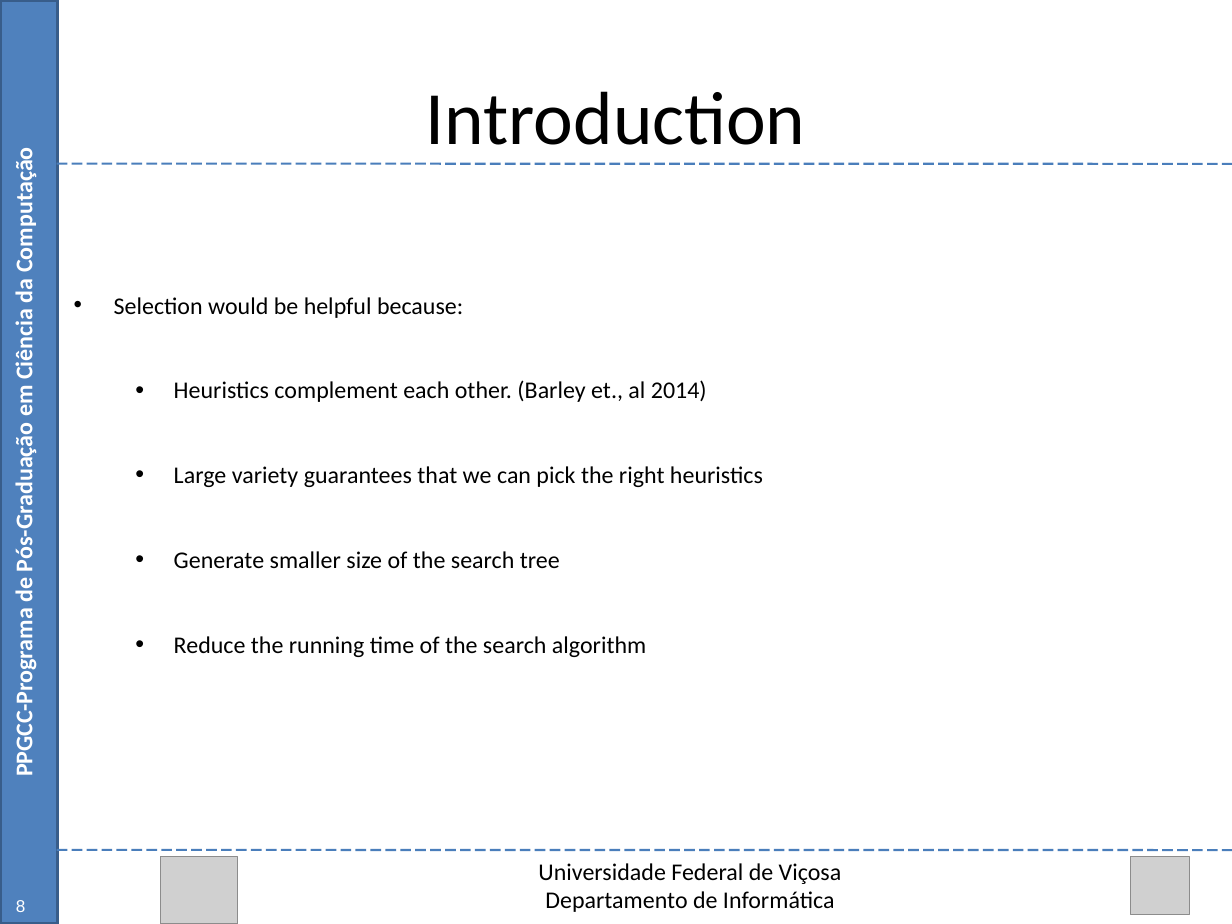
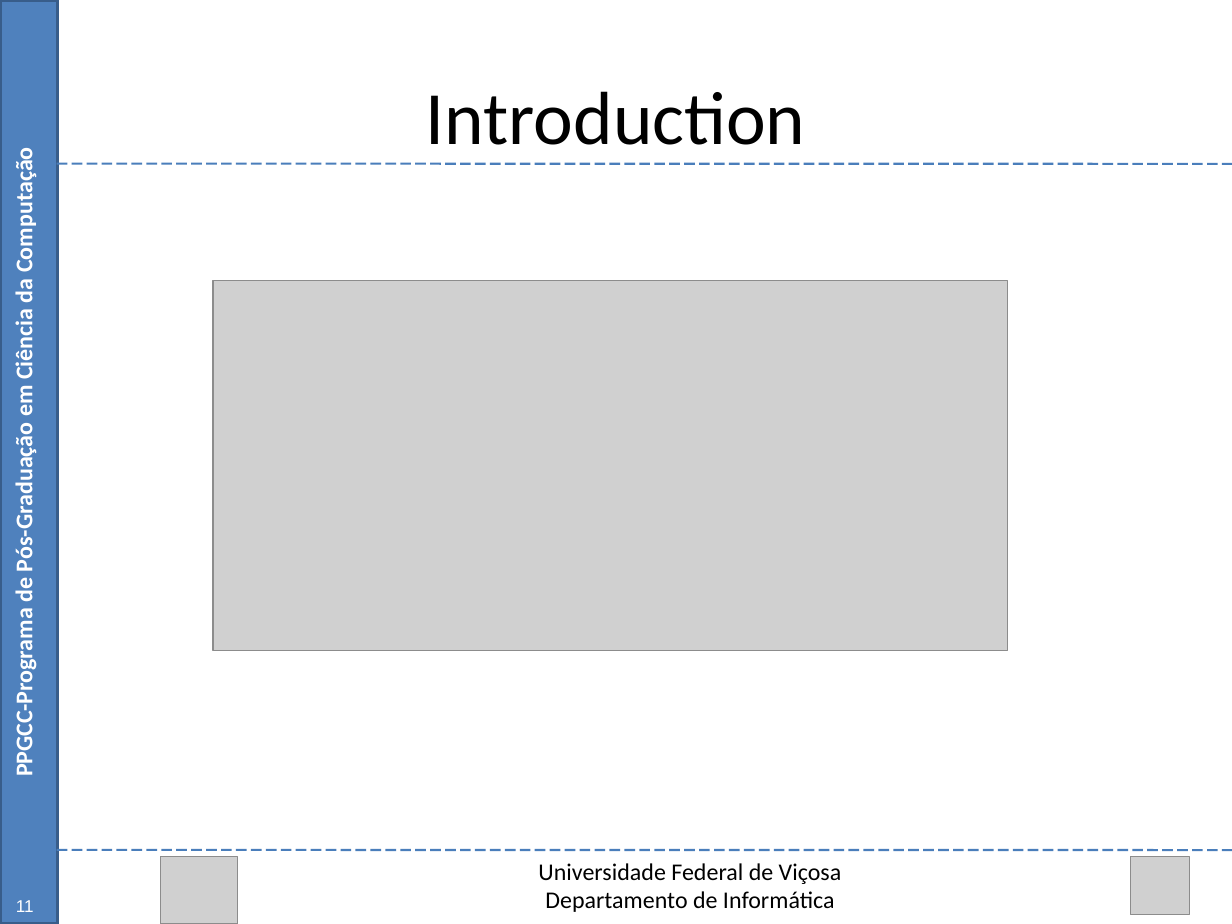
Before and after one commit to Marvinsky/research-marvin, a slide deck: slide 11 of latex/odp/selection heuristics.odp (slide 8 before the commit). Drawn at 1232x924 pixels with LibreOffice and Linux fonts; fonts in the diff are those of the drawing; grey boxes stand for pictures. Boxes give left, top, right and bottom in pixels: in the first picture for what was removed or moved away, otherwise in the second. Text is boxed around its words. In the diff, an @@ line names an element or a change of style, - is before the commit and + after.

Commit message:
10/09/15 update selection heuristics

```diff
--- a/latex/odp/selection heuristics.odp
+++ b/latex/odp/selection heuristics.odp
@@ text removed at bbox=[114, 297, 763, 657] @@
-• Selection would be helpful because:
-  • Heuristics complement each other. (Barley et., al 2014)
-  • Large variety guarantees that we can pick the right heuristics
-  • Generate smaller size of the search tree
-  • Reduce the running time of the search algorithm
@@ picture added at bbox=[213, 281, 1008, 650] @@
@@ page number at bbox=[16, 900, 34, 912]: text changed @@
-8
+11
```
Also in this commit, not shown: 9 other slides changed, 2 slides added.
